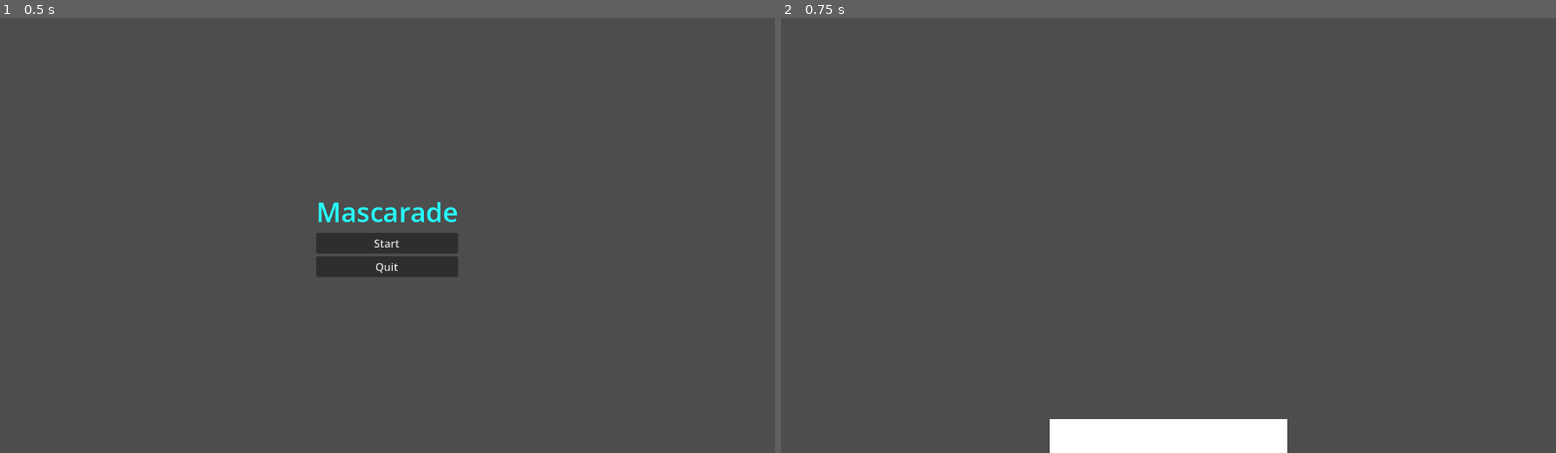
Above: before the commit, frames 1-2 (left to right).
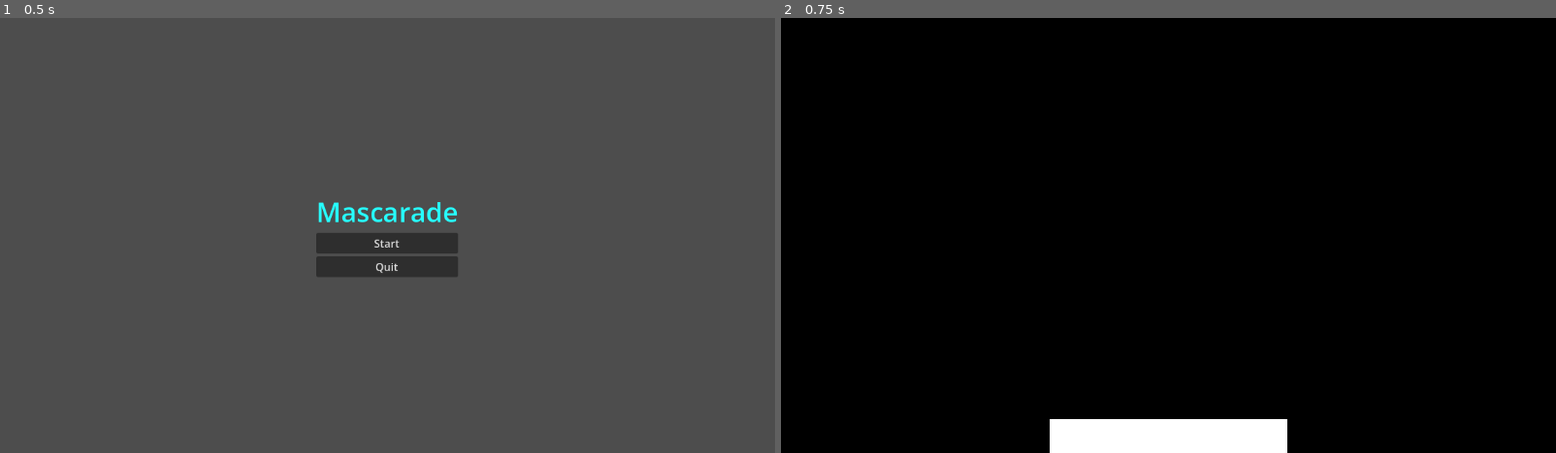
Above: after the commit, the same moments.

Repository: hdupire/mascarade
Game: Godot game, scene res://scenes/main.tscn
Same seed, same stepped clock (60 frames per second), same inputs: the game is played once before the commit and once after it.
Inputs:
- Up to frame 1 (0.5 s): no input
- Up to frame 2 (0.75 s): click "Start" at 0.5 s

Frame 1 is identical in both runs. In frame 2, 98% of the frame differs, in the area x 0-100%, y 0-100%.

Commit message:
Creation of cells logic and mask creation

Diff:
--- a/scenes/game/Mascarade.tscn
+++ b/scenes/game/Mascarade.tscn
@@ -1,9 +1,9 @@
 [gd_scene format=3 uid="uid://cmkpcyhht2xm5"]
 
-[ext_resource type="PackedScene" uid="uid://dwfqdvqnsxg2h" path="res://scenes/game/board-view.tscn" id="1_6aw33"]
 [ext_resource type="PackedScene" uid="uid://bqhulaerjjcu" path="res://scenes/game/ui/ui.tscn" id="1_6y6ry"]
 [ext_resource type="Script" uid="uid://nd5wu0xjcyac" path="res://scripts/game/game.gd" id="1_uk4eb"]
 [ext_resource type="PackedScene" uid="uid://1xdge4lu4rnu" path="res://scenes/pause-menu/PauseMenu.tscn" id="4_0mebi"]
+[ext_resource type="PackedScene" uid="uid://baafybu0vm272" path="res://scenes/game/board/board.tscn" id="4_4uk0m"]
 
 [node name="Mascarade" type="Node3D" unique_id=1707848801]
 script = ExtResource("1_uk4eb")
@@ -16,8 +16,16 @@
 [node name="Ui" parent="." unique_id=1600666623 instance=ExtResource("1_6y6ry")]
 
 [node name="Camera3D" type="Camera3D" parent="." unique_id=530035498]
-transform = Transform3D(1, 0, 0, 0, -4.371139e-08, 1, 0, -1, -4.371139e-08, 0.0030748844, 1.7438, 0)
+transform = Transform3D(1, 0, 0, 0, -4.371139e-08, 1, 0, -1, -4.371139e-08, 0.0030748844, 8.070461, 0)
 
 [node name="World" type="Node3D" parent="." unique_id=159334641]
 
-[node name="BoardView" parent="World" unique_id=1867724167 instance=ExtResource("1_6aw33")]
+[node name="Board" parent="World" unique_id=912899170 instance=ExtResource("4_4uk0m")]
+
+[node name="Floor" type="MeshInstance3D" parent="World/Board" unique_id=583049034]
+
+[node name="Walls" type="Node3D" parent="World/Board" unique_id=187413858]
+
+[node name="Cells" type="Node3D" parent="World/Board" unique_id=355949267]
+
+[node name="OmniLight3D" type="OmniLight3D" parent="." unique_id=1740087804]
--- a/scenes/game/board/board.tscn
+++ b/scenes/game/board/board.tscn
@@ -1,6 +1,6 @@
 [gd_scene format=3 uid="uid://baafybu0vm272"]
 
-[ext_resource type="Script" uid="uid://dsendslrilern" path="res://scripts/game/board.gd" id="1_84mny"]
+[ext_resource type="Script" uid="uid://odalgc5a26v2" path="res://scripts/game/board/board_generator.gd" id="1_84mny"]
 
 [node name="Board" type="Node3D" unique_id=912899170]
 script = ExtResource("1_84mny")
--- a/scripts/game/board.gd
+++ b/scripts/game/board/board.gd
@@ -26,4 +26,3 @@
 func _ready():
 	var mask = preload("res://scenes/game/board/mask_root.tscn").instantiate()
 	add_child(mask)
-	mask.generate(players_count)
--- /dev/null
+++ b/scripts/game/board/board_data.gd
@@ -0,0 +1,7 @@
+class_name BoardCell
+
+var grid_pos : Vector2i
+var world_pos : Vector3
+var neighbors : Array[BoardCell] = []
+var blocked := false
+var power := ""
--- /dev/null
+++ b/scripts/game/board/board_generator.gd
@@ -0,0 +1,64 @@
+extends Node3D
+
+@export var grid_size := 25
+@export var cell_size := 1.2
+@export var mask_radius := 12.0
+
+var cells := {}
+
+func _ready() -> void:
+	generate_board()
+	render_floor()
+
+func generate_board():
+	cells.clear()
+
+	for x in range(grid_size):
+		for y in range(grid_size):
+			var nx = (x / float(grid_size - 1)) * 2.0 - 1.0
+			var ny = (y / float(grid_size - 1)) * 2.0 - 1.0
+
+			var dist = sqrt(nx * nx + ny * ny)
+
+			if dist > 1.0:
+				continue
+
+			var cell = BoardCell.new()
+			cell.grid_pos = Vector2i(x, y)
+			cell.world_pos = Vector3(
+				(x - grid_size / 2) * cell_size,
+				0,
+				(y - grid_size / 2) * cell_size
+			)
+
+			cells[cell.grid_pos] = cell
+
+	connect_neighbors()
+
+func connect_neighbors():
+	var dirs = [
+		Vector2i(1,0),
+		Vector2i(-1,0),
+		Vector2i(0,1),
+		Vector2i(0,-1)
+	]
+
+	for cell in cells.values():
+		for d in dirs:
+			var npos = cell.grid_pos + d
+			if cells.has(npos):
+				cell.neighbors.append(cells[npos])
+
+func render_floor():
+	var plane := PlaneMesh.new()
+	plane.size = Vector2(
+		grid_size * cell_size,
+		grid_size * cell_size
+	)
+
+	$Floor.mesh = plane
+
+	var mat := StandardMaterial3D.new()
+	mat.albedo_color = Color(0.55, 0.38, 0.25)
+	mat.roughness = 0.85
+	$Floor.material_override = mat
Renamed: scripts/game/board.gd.uid -> scripts/game/board/board.gd.uid
Not shown, added: scripts/game/board/board_data.gd.uid
Not shown, added: scripts/game/board/board_generator.gd.uid
